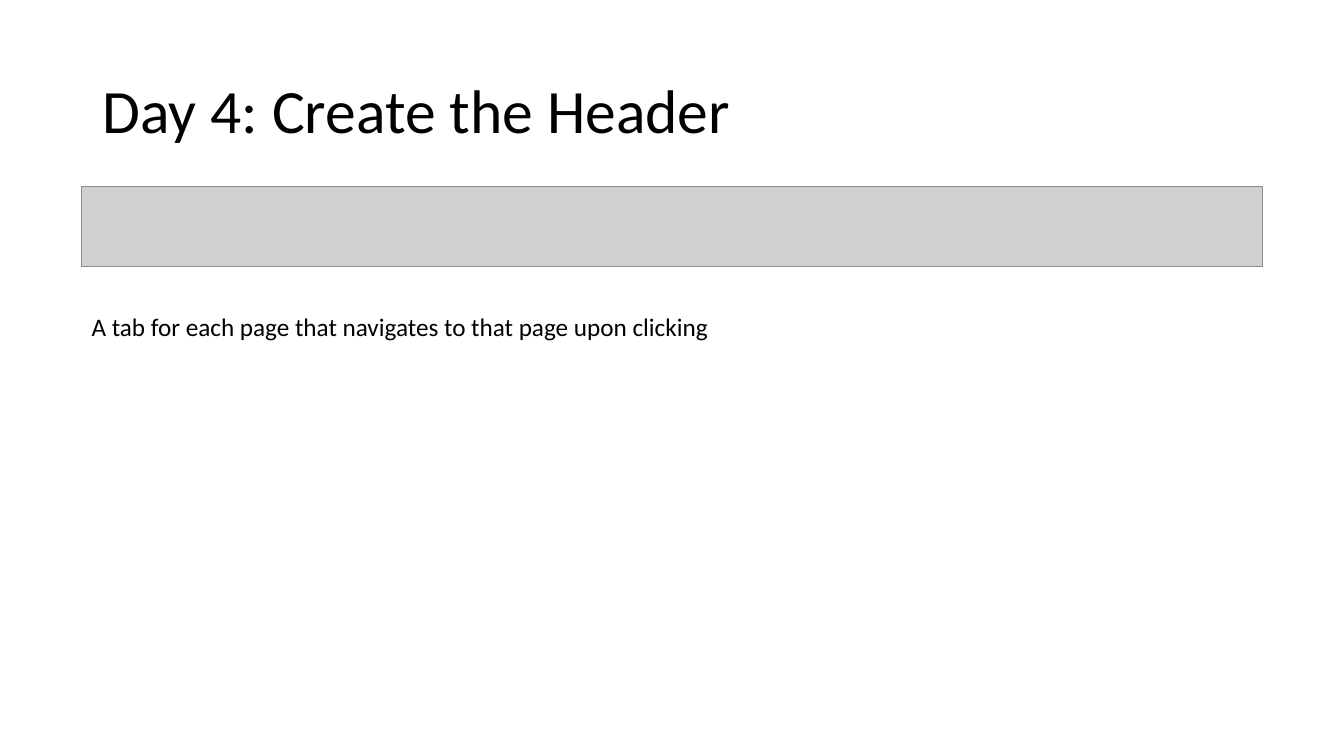
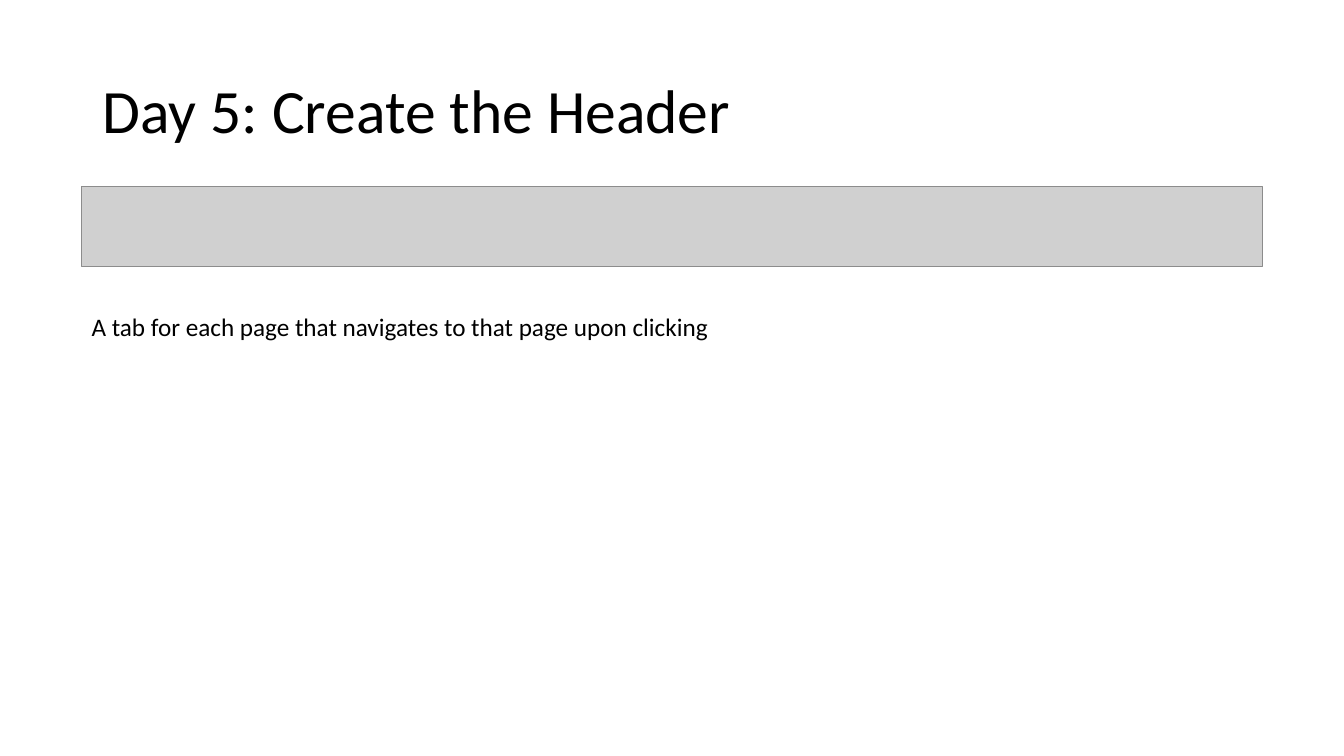
Before and after one commit to MrJoshGross/Course-Curricular-Material, a slide deck: slide 12 of Computer Science Discoveries/Projects/Project 3/Project 3 Checklist.pptx (slide 8 before the commit). Drawn at 1344x756 pixels with LibreOffice and Linux fonts; fonts in the diff are those of the drawing; grey boxes stand for pictures. Boxes give left, top, right and bottom in pixels: in the first picture for what was removed or moved away, otherwise in the second. Text is boxed around its words. In the diff, an @@ line names an element or a change of style, - is before the commit and + after.

```diff
--- a/Computer Science Discoveries/Projects/Project 3/Project 3 Checklist.pptx
+++ b/Computer Science Discoveries/Projects/Project 3/Project 3 Checklist.pptx
@@ title at <box>102,90,730,143</box>: text changed @@
-Day 4: Create the Header
+Day 5: Create the Header
```
Also in this commit, not shown: 7 other slides changed, 1 slide added, 1 other file.
